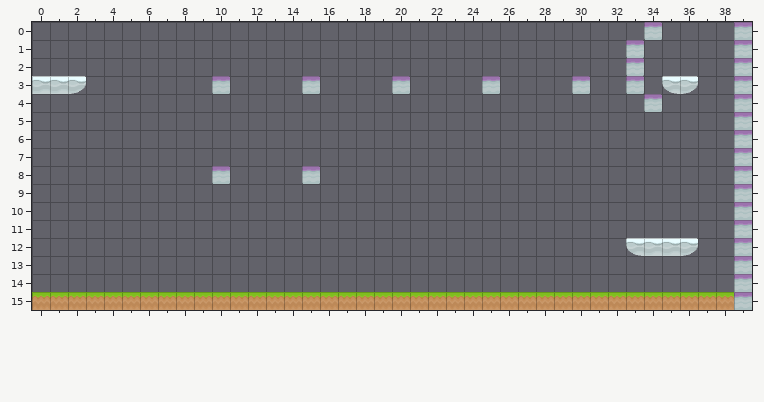
An edit to a level. Tiled map, assets-src/level-1.tmx. Above: the version before the commit.
Cells are 32x32 px. Shown: x 0..39, y 0..15.
After the commit:
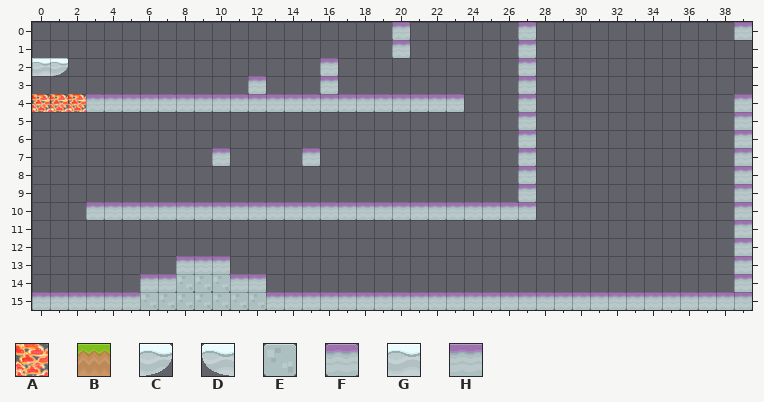
Key: from "fire-benthe": A 0; from "world-1": B 8, C 12, D 20, E 27, F 43, G 59, H 93.
_ is an empty cell, . an unchanged one.
Tiles of an added or newly shown layer are drawn over the layers below it.
What changed:
--- layer "Fire" (added)
@@ x 0..2 @@
- 4 ___
+ 4 AAA
--- layer "Ground"
@@ x 0..39 @@
- 0 ...................._......_......F.....
- 1 ...................._......_.....F.....H
- 2 __.............._.........._.....F.....H
- 3 GGC.......F._..F_...F....F._..F..F.DC..H
- 4 ..._____________________..._......F.....
- 5 ..........................._............
- 6 ..........................._............
- 7 .........._...._..........._............
- 8 ..........F....F..........._............
- 9 ..........................._............
-10 ..._________________________............
+ 0 ....................F......F......_.....
+ 1 ....................F......F....._....._
+ 2 GC..............F..........F....._....._
+ 3 ___......._.F.._F..._...._.F.._.._.__.._
+ 4 ...FFFFFFFFFFFFFFFFFFFFF...F......_.....
+ 5 ...........................F............
+ 6 ...........................F............
+ 7 ..........F....F...........F............
+ 8 .........._...._...........F............
+ 9 ...........................F............
+10 ...FFFFFFFFFFFFFFFFFFFFFFFFF............
@@ x 0..38 @@
-12 .................................DGGC..
-13 ........___............................
-14 ......_______..........................
-15 BBBBBBBBBBBBBBBBBBBBBBBBBBBBBBBBBBBBBBB
+12 .................................____..
+13 ........HHH............................
+14 ......HHEEEHH..........................
+15 FFFFFFEEEEEEEFFFFFFFFFFFFFFFFFFFFFFFFFF
Pixel boxes of the changes (left, top, right, bottom) in both pictures:
changed: (32, 22, 536, 220)
removed: (626, 22, 698, 112)
removed: (734, 40, 752, 94)
removed: (572, 76, 590, 94)
removed: (626, 238, 698, 256)
changed: (32, 256, 734, 310)
